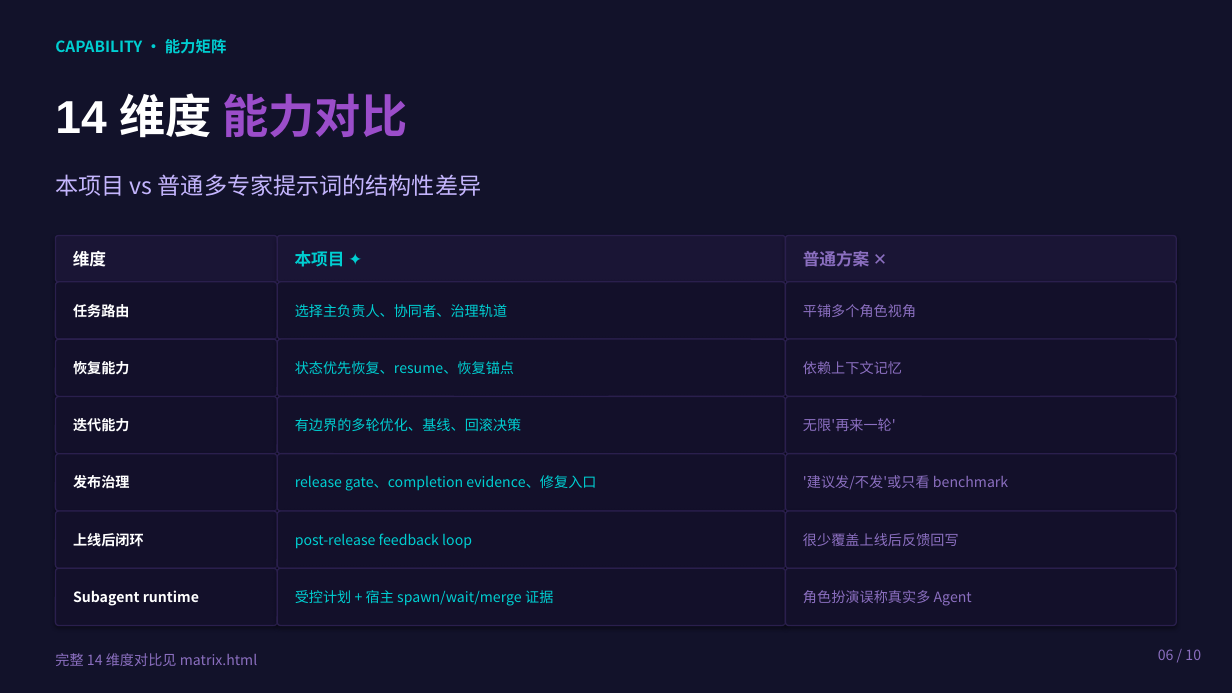
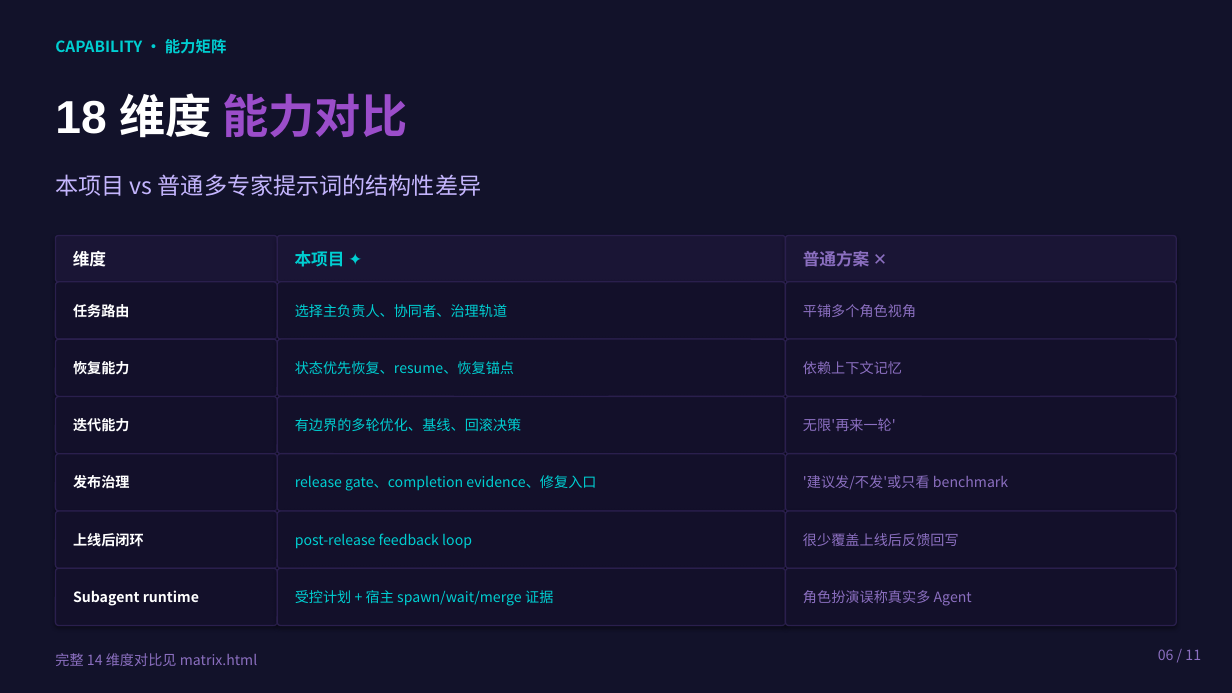
Before and after one commit to fxbin/virtual-intelligent-dev-team, a slide deck: slide 6 of docs/assets/intro-deck/virtual-intelligent-dev-team-intro.pptx. Drawn at 1232x693 pixels with LibreOffice and Linux fonts; fonts in the diff are those of the drawing. Boxes give left, top, right and bottom in pixels: in the first picture for what was removed or moved away, otherwise in the second. Text is boxed around its words. In the diff, an @@ line names an element or a change of style, - is before the commit and + after.

Commit message:
docs(virtual-intelligent-dev-team): PPT 新增工程化四支柱页
build_pptx.py 新增 build_slide_engineering 函数展示 P1-P4 四支柱；TOTAL_PAGES 从 10 升到 11，CTA 页码同步调整；slide 6 能力矩阵标题从 14 维度更新为 18 维度；README 在线站点表格同步更新为 11 页。

```diff
--- a/docs/assets/intro-deck/virtual-intelligent-dev-team-intro.pptx
+++ b/docs/assets/intro-deck/virtual-intelligent-dev-team-intro.pptx
@@ text at [55, 93, 407, 138]: text changed @@
-14 维度 能力对比
+18 维度 能力对比
@@ text at [1158, 649, 1201, 660]: text changed @@
-06 / 10
+06 / 11
```
Also in this commit, not shown: 9 other slides changed, 1 slide added, 2 other files.
